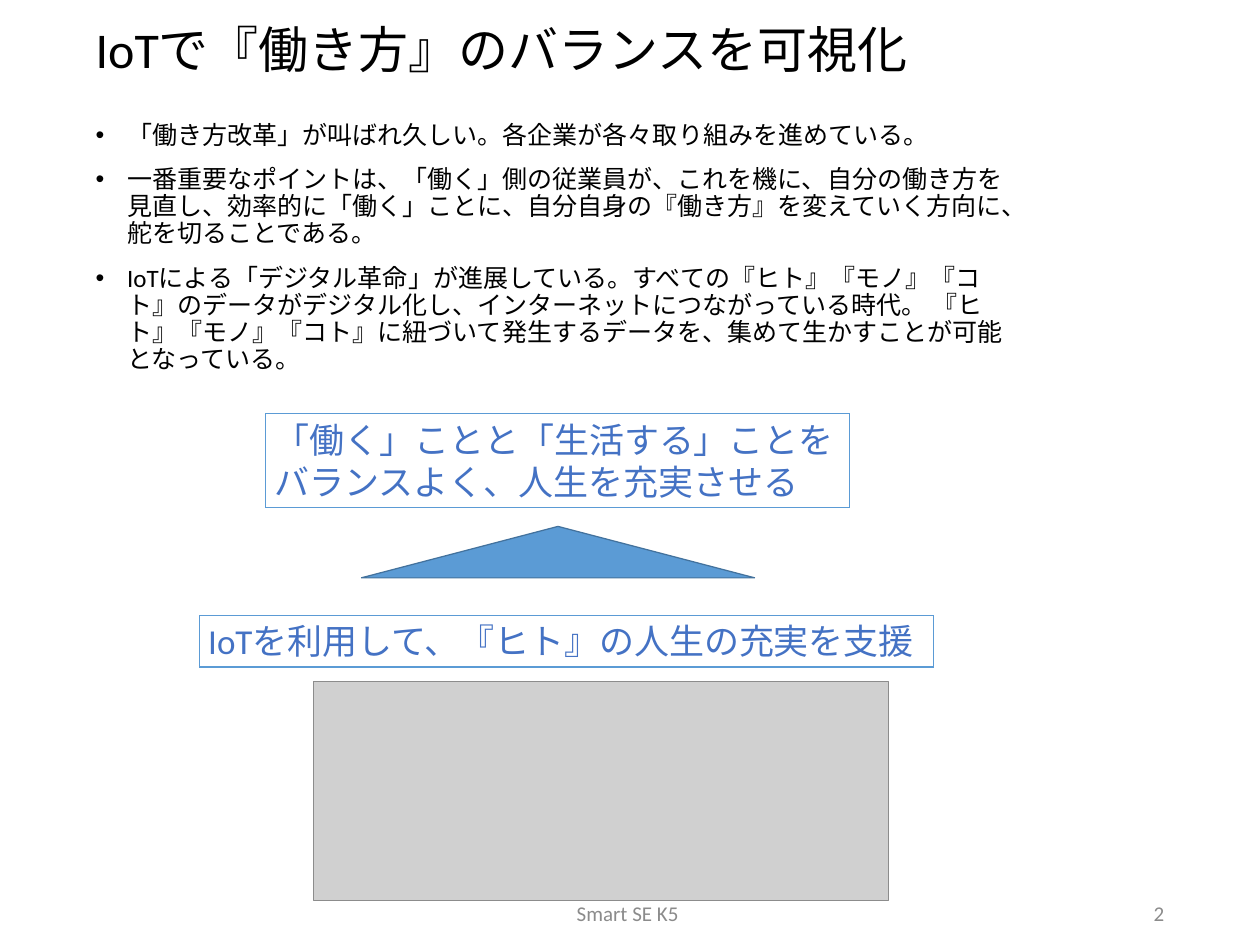
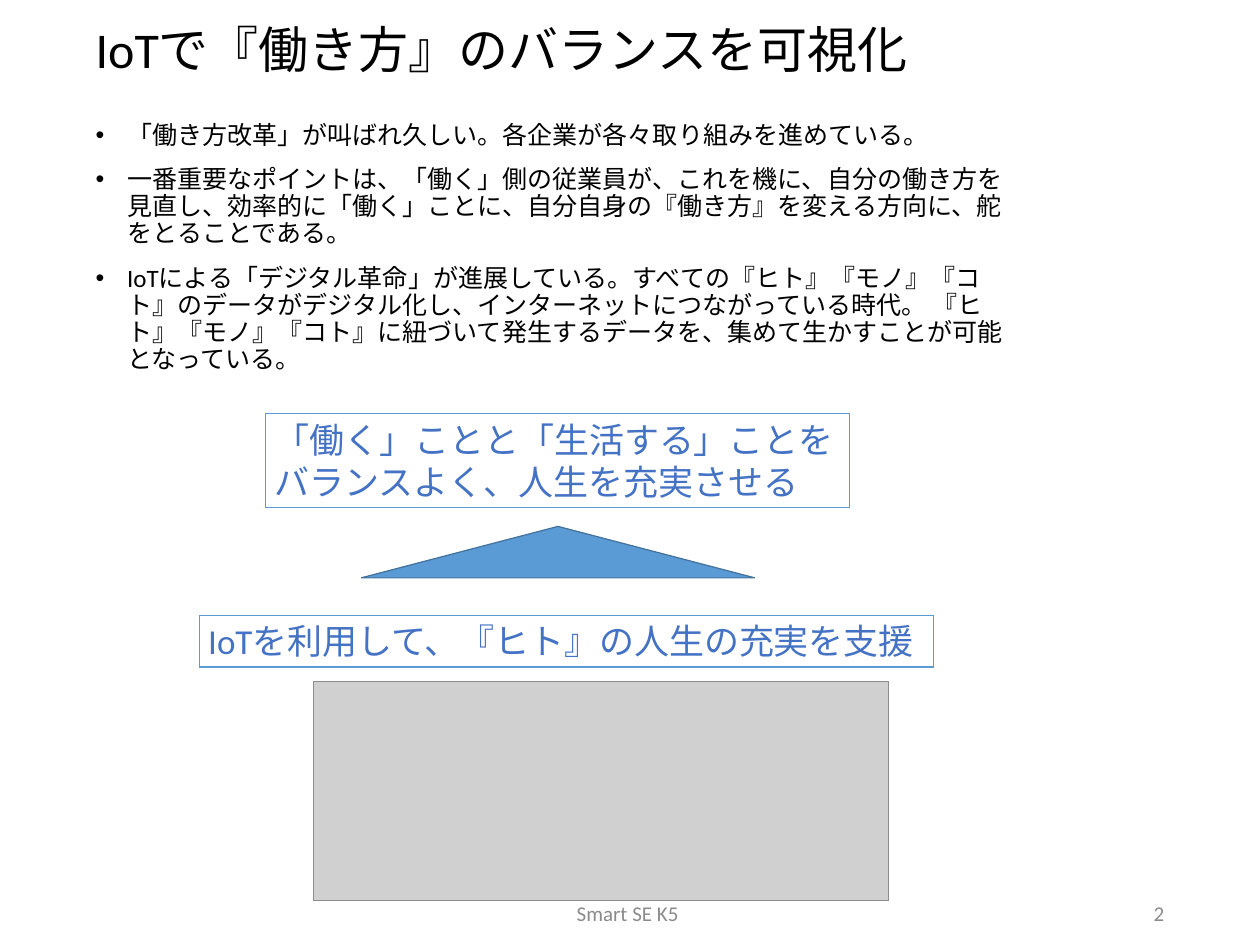
Before and after one commit to sakai-memoru/smartse19, a slide deck: slide 2 of _project_docs/SSE19_CD_PROP.pptx. Drawn at 1260x945 pixels with LibreOffice and Linux fonts; fonts in the diff are those of the drawing; grey boxes stand for pictures; background and template pictures are left out. Boxes give left, top, right and bottom in pixels: in the first picture for what was removed or moved away, otherwise in the second. Text is boxed around its words. In the diff, an @@ line names an element or a change of style, - is before the commit and + after.

```diff
--- a/_project_docs/SSE19_CD_PROP.pptx
+++ b/_project_docs/SSE19_CD_PROP.pptx
@@ text at (127,166,1002,244): text changed @@
-• 一番重要なポイントは、「働く」側の従業員が、これを機に、自分の働き方を見直し、効率的に「働く」ことに、自分自身の『働き方』を変えていく方向に、舵を切ることである。
+• 一番重要なポイントは、「働く」側の従業員が、これを機に、自分の働き方を見直し、効率的に「働く」ことに、自分自身の『働き方』を変える方向に、舵をとることである。
```
Also in this commit, not shown: 7 other slides changed, 5 slides added, 1 other file.
